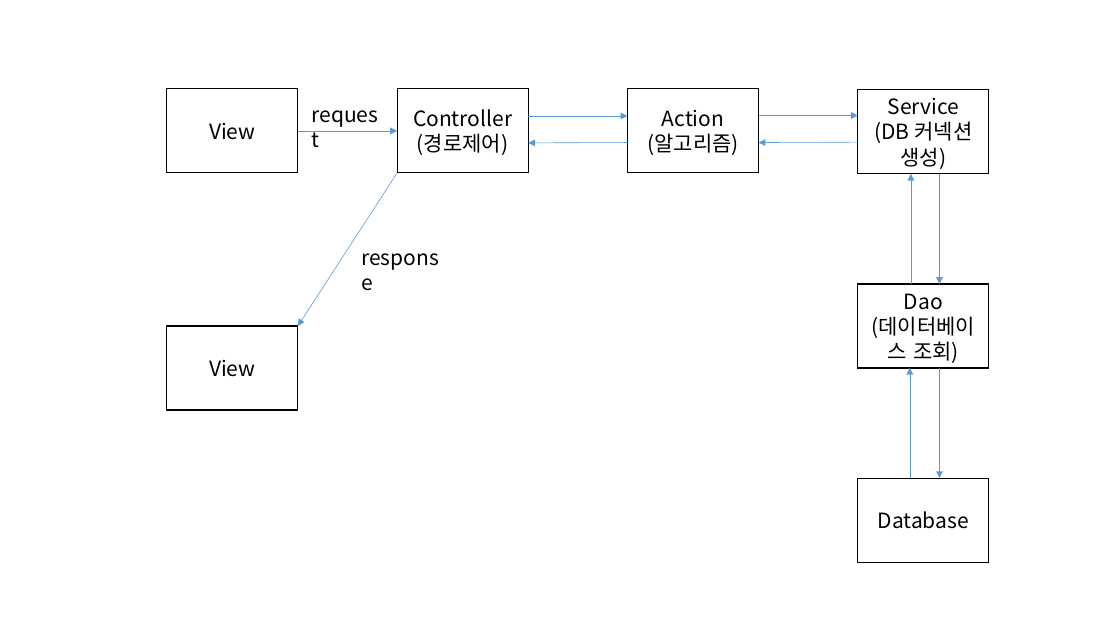
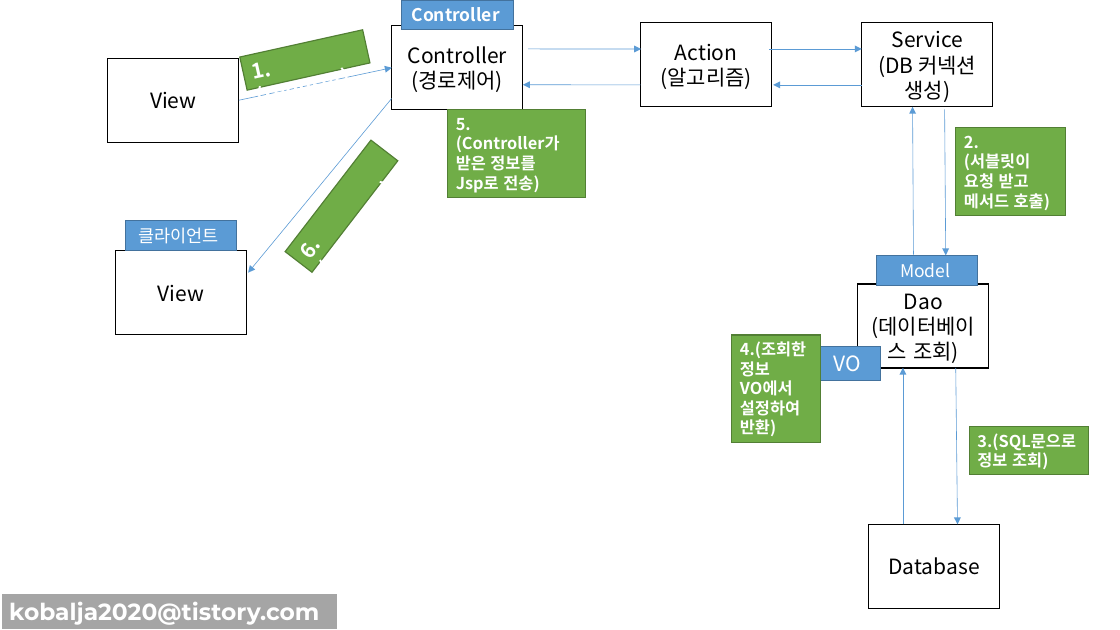
Before and after one commit to khs-st/JSP_Study, a slide deck: slide 1 of MODEL2_MVC_디자인패턴/MODEL2_MVC_디자인패턴.pptx. Drawn at 1120x630 pixels with LibreOffice and Linux fonts; fonts in the diff are those of the drawing. Boxes give left, top, right and bottom in pixels: in the first picture for what was removed or moved away, otherwise in the second. Text is boxed around its words. In the diff, an @@ line names an element or a change of style, - is before the commit and + after.

Commit message:
jsp 모델2방식으로 만들기
싱글톤 패턴, 그밖에 저장한 기록

```diff
--- a/MODEL2_MVC_디자인패턴/MODEL2_MVC_디자인패턴.pptx
+++ b/MODEL2_MVC_디자인패턴/MODEL2_MVC_디자인패턴.pptx
@@ rectangle "Controller": place and size @@
-rectangle "Controller" at box(397, 89, 528, 173)
+rectangle "Controller" at box(392, 26, 523, 110)
@@ rectangle added at box(402, 0, 514, 29), fill #5B9BD5, outline #43739E 1 pt, 15 pt, text #FFFFFF, bold @@
+Controller
@@ rectangle "Action": place and size @@
-rectangle "Action" at box(628, 89, 759, 173)
+rectangle "Action" at box(641, 23, 772, 107)
@@ rectangle "Service": place and size @@
-rectangle "Service" at box(858, 90, 989, 174)
+rectangle "Service" at box(862, 23, 993, 107)
@@ rectangle "View": place and size @@
-rectangle "View" at box(167, 89, 298, 173)
+rectangle "View" at box(108, 58, 239, 142)
@@ rectangle added at box(240, 30, 370, 90), fill #70AD47, outline #538035 1 pt, 18 pt, text #FFFFFF, bold @@
+1.(requset)
@@ arrow moved from (528, 116) - (628, 116) to (528, 49) - (641, 49) @@
@@ arrow moved from (759, 116) - (858, 116) to (770, 49) - (862, 49) @@
@@ arrow moved from (298, 131) - (397, 131) to (239, 100) - (392, 68) @@
@@ arrow moved from (628, 143) - (528, 143) to (641, 85) - (523, 85) @@
@@ arrow moved from (858, 142) - (759, 143) to (862, 85) - (773, 85) @@
@@ arrow moved from (397, 173) - (298, 326) to (392, 98) - (248, 273) @@
@@ text removed at box(303, 97, 392, 130) @@
-request
@@ rectangle added at box(448, 110, 586, 197), fill #70AD47, outline #538035 1 pt, 14 pt, text #FFFFFF, bold @@
+5.
+(Controller가 받은 정보를
+Jsp로 전송)
@@ arrow moved from (911, 284) - (911, 174) to (914, 255) - (912, 107) @@
@@ arrow moved from (939, 174) - (939, 284) to (945, 109) - (946, 255) @@
@@ rectangle "6.(response)" at box(286, 140, 398, 272): fill none to #70AD47; outline none to #538035 1 pt; rotation 0 to 307 degrees @@
@@ rectangle added at box(956, 128, 1066, 215), fill #70AD47, outline #538035 1 pt, 14 pt, text #FFFFFF, bold @@
+2.
+(서블릿이
+요청 받고
+메서드 호출)
@@ rectangle added at box(125, 221, 237, 250), fill #5B9BD5, outline #43739E 1 pt, 15 pt, text #FFFFFF @@
+클라이언트
@@ rectangle "View": place and size @@
-rectangle "View" at box(167, 326, 298, 410)
+rectangle "View" at box(116, 250, 247, 334)
@@ text in rectangle at box(286, 246, 324, 260): text changed; text colour #000000 to #FFFFFF; bold on @@
-response
+6.(response)
@@ rectangle added at box(877, 255, 978, 285), fill #5B9BD5, outline #43739E 1 pt, 15 pt, text #FFFFFF @@
+Model
@@ rectangle added at box(732, 335, 820, 443), fill #70AD47, outline #538035 1 pt, 14 pt, text #FFFFFF, bold @@
+4.(조회한 정보
+VO에서 설정하여 반환)
@@ rectangle added at box(820, 347, 881, 381), fill #5B9BD5, outline #43739E 1 pt, 18 pt, text #FFFFFF @@
+VO
@@ arrow moved from (910, 478) - (910, 368) to (903, 524) - (903, 368) @@
@@ arrow moved from (939, 368) - (939, 478) to (956, 368) - (958, 524) @@
@@ rectangle added at box(970, 427, 1089, 475), fill #70AD47, outline #538035 1 pt, 14 pt, text #FFFFFF, bold @@
+3.(SQL문으로 정보 조회)
@@ rectangle "Database": place and size @@
-rectangle "Database" at box(858, 479, 989, 563)
+rectangle "Database" at box(869, 524, 1000, 608)
@@ rectangle added at box(1, 593, 338, 630), fill #A5A5A5, outline #FFFFFF 1.5 pt, 20 pt, text #FFFFFF, bold @@
+kobalja2020@tistory.com
```
Also in this commit, not shown: 7 other files.
